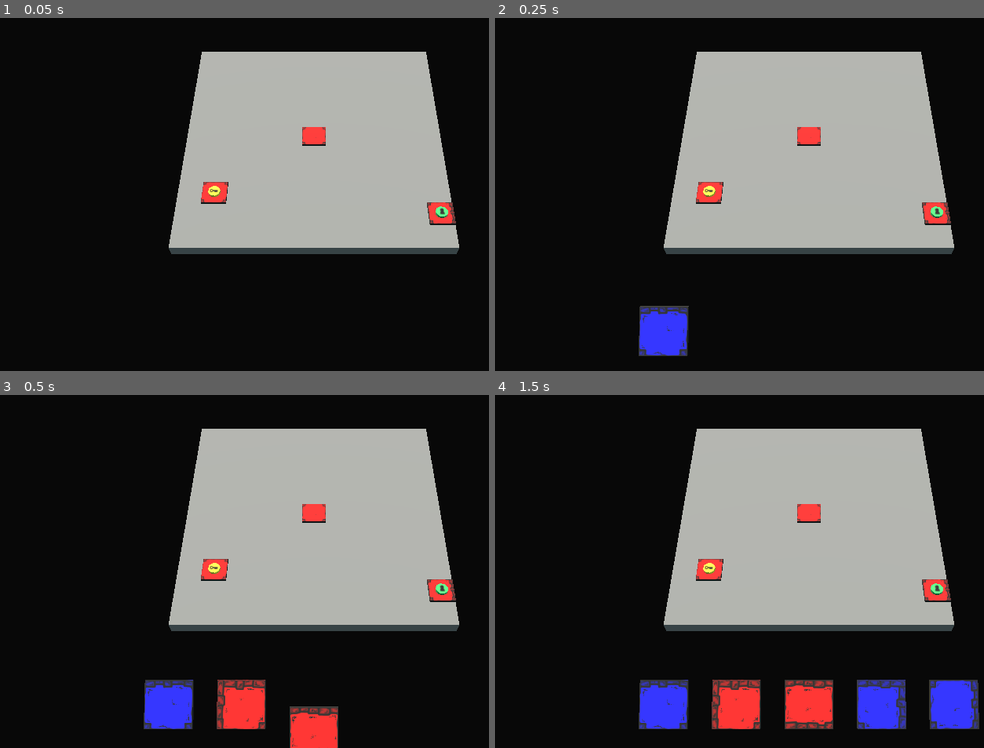
Above: before the commit, frames 1-4 (two rows, left to right).
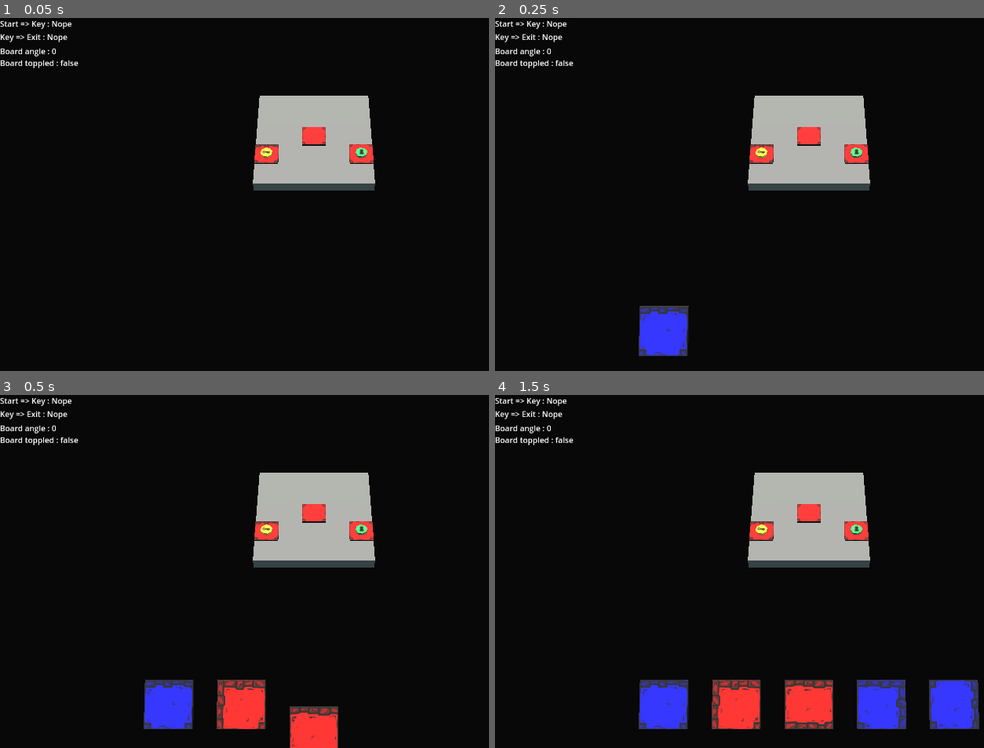
Above: after the commit, the same moments.

Repository: Cybierre-Koffee-Studio/GameOff2023
Game: Godot game, scene res://scenes/main.tscn
Two runs of this game, one before a commit and one after it. Both use one fixed random seed, a clock stepped at 60 frames per second and the inputs below.
Inputs (mouse positions are in pixels of both pictures, inside the frame that each line leads up to):
- Up to frame 1 (0.05 s): no input
- Up to frame 2 (0.25 s): no input
- Up to frame 3 (0.5 s): no input
- Up to frame 4 (1.5 s): tap Enter (ui_accept) at 0.5, 0.77, 1.25 s; move the mouse to (944, 553) at 0.52 s; hold D (AllerADroite) 0.53-1.28 s; tap S (Reculer) at 0.6 s; click (944, 553) at 0.67 s; move the mouse to (685, 589) at 1.27 s; hold Down (ui_down) from 1.28 s (still down); tap E (rotaCamDroite) at 1.35 s

The runs differ from the first frame. In frame 1, 25% of the frame differs, in the area x 0-94%, y 0-67%; in frame 2, 25%; in frame 3, 25%; in frame 4, 25%.

Commit message:
Refacto du pathfinding + Début Game Over si plateau tombé

Diff:
--- a/godot/scenes/board/board.gd
+++ b/godot/scenes/board/board.gd
@@ -1,20 +1,40 @@
 extends Node3D
+class_name Board
 
 signal tile_placed
-
-const GRID_SIZE = 11
-# taille de la zone périphérique où les tuiles clé et sortie pourront être placées
-const PERIPHERAL_ZONE_WIDTH = max(floor(GRID_SIZE / 4), 1)
+signal has_path_start_key
+signal has_path_key_exit
+signal board_full
+signal board_toppled
+signal board_tipped(new_angle)
 
 const tile_slot_scene = preload("res://scenes/board/tile_slot.tscn")
 const key_tokenScene = preload("res://scenes/tokens/key_token.tscn")
 const exit_tokenScene = preload("res://scenes/tokens/exit_token.tscn")
-
 const tile_scene = preload("res://scenes/tiles/tile.tscn")
-
 const possible_tiles : Array[Tile.TYPE] = [Tile.TYPE.CENTER, Tile.TYPE.CORNER, Tile.TYPE.CORRIDOR, Tile.TYPE.STRAIGHT]
-
 const rotations = [0, 90, 180, 270]
+
+@export var GRID_SIZE = 11
+@export var pathfinding_service: PathfindingService
+
+# taille de la zone périphérique où les tuiles clé et sortie pourront être placées
+@onready var PERIPHERAL_ZONE_WIDTH = max(floor(GRID_SIZE / 4), 1)
+
+# on détermine les limites des zones périphériques du plateau
+# pour chaque zone le tableau contient dans l'ordre :
+#   la limite en haut à gauche de la zone
+#   la limite en bas à droite de la zone
+@onready var zones = [
+        # 0 : zone du haut
+        [Vector2(0, 0), Vector2(GRID_SIZE-1, PERIPHERAL_ZONE_WIDTH-1)],
+        # 1 : à droite
+        [Vector2(GRID_SIZE-PERIPHERAL_ZONE_WIDTH, 0), Vector2(GRID_SIZE-1, GRID_SIZE-1)],
+        # 2 : en bas
+        [Vector2(0, GRID_SIZE-PERIPHERAL_ZONE_WIDTH), Vector2(GRID_SIZE-1, GRID_SIZE-1)],
+        # 4 : à gauche
+        [Vector2(0, 0), Vector2(PERIPHERAL_ZONE_WIDTH-1, GRID_SIZE-1)]
+    ]
 
 # dans GRID_MAP on range des infos sur les emplacements du plateau utiles pour calculer les contraintes de placement
 # le premier point d'entrée est la colonne où est positionné l'emplacement (position en x dans la grille)
@@ -30,18 +50,24 @@
     # ]
 ]
 
-var astar_grid : AStarGrid2D
-
 var start_coordinates : Vector2i
 var key_coordinates : Vector2i
 var exit_coordinates : Vector2i
+var selected_tile_copy : Tile
+var current_inclination
 
 func _ready():
+
     $Mesh.scale = Vector3(GRID_SIZE, 0.5, GRID_SIZE)
     GRID_MAP.resize(GRID_SIZE)
-    init_astar_grid()
+
+    # Init du pathfinding
+    pathfinding_service.size = GRID_SIZE*3
+    pathfinding_service.init_astar_grid()
+
     for i in GRID_SIZE*GRID_SIZE:
         var tile_slot: Node3D = tile_slot_scene.instantiate()
+        tile_slot.board = self
         var x = i/GRID_SIZE
         var y = i%GRID_SIZE
         tile_slot.position.x = x - GRID_SIZE/2
@@ -61,28 +87,6 @@
             # aucun mur voisin
             0b0000
         ]
-    # Les emplacements vides sont des solides, le path finding
-    # ne trouve pas de chemin
-    for i in range(0, GRID_SIZE*3):
-        for j in range(0, GRID_SIZE*3):
-            astar_grid.set_point_solid(Vector2i(j, i), true)
-
-    place_starting_tile()
-
-    # on détermine les limites des zones périphériques du plateau
-    # pour chaque zone le tableau contient dans l'ordre :
-    #   la limite en haut à gauche de la zone
-    #   la limite en bas à droite de la zone
-    const zones = [
-        # 0 : zone du haut
-        [Vector2(0, 0), Vector2(GRID_SIZE-1, PERIPHERAL_ZONE_WIDTH-1)],
-        # 1 : à droite
-        [Vector2(GRID_SIZE-PERIPHERAL_ZONE_WIDTH, 0), Vector2(GRID_SIZE-1, GRID_SIZE-1)],
-        # 2 : en bas
-        [Vector2(0, GRID_SIZE-PERIPHERAL_ZONE_WIDTH), Vector2(GRID_SIZE-1, GRID_SIZE-1)],
-        # 4 : à gauche
-        [Vector2(0, 0), Vector2(PERIPHERAL_ZONE_WIDTH-1, GRID_SIZE-1)]
-    ]
 
     # on positionne les tuiles clé et sortie :
     #   si random_position=0 : clé en haut, sortie en bas
@@ -92,16 +96,9 @@
     var random_position = randi_range(0, 3)
     var key_tile_zone = random_position
     var exit_tile_zone = (random_position + 2) % 4
-    place_key_tile(zones, key_tile_zone)
-    place_exit_tile(zones, exit_tile_zone)
-
-func init_astar_grid():
-    astar_grid = AStarGrid2D.new()
-    astar_grid.default_compute_heuristic = AStarGrid2D.HEURISTIC_MANHATTAN
-    astar_grid.default_estimate_heuristic = AStarGrid2D.HEURISTIC_MANHATTAN
-    astar_grid.diagonal_mode = AStarGrid2D.DIAGONAL_MODE_NEVER
-    astar_grid.region = Rect2i(0, 0, GRID_SIZE*3, GRID_SIZE*3)
-    astar_grid.update()
+    place_starting_tile()
+    place_key_tile(key_tile_zone)
+    place_exit_tile(exit_tile_zone)
 
 func place_starting_tile():
     # placement de la tuile de départ
@@ -112,7 +109,7 @@
     map_tile(GRID_SIZE/2, GRID_SIZE/2, [0b1111,0b0000])
     add_child(start_tile)
 
-func place_key_tile(zones, key_tile_zone):
+func place_key_tile(key_tile_zone):
     # placement de la tuile clé
     var key_tile = tile_scene.instantiate()
     var key_tile_x = randi_range(zones[key_tile_zone][0].x, zones[key_tile_zone][1].x)
@@ -133,7 +130,7 @@
     key_token.position = Vector3(key_tile.position.x, key_tile.position.y + 0.1, key_tile.position.z)
     add_child(key_token)
 
-func place_exit_tile(zones, exit_tile_zone):
+func place_exit_tile(exit_tile_zone):
     # placement de la tuile sortie
     var exit_tile = tile_scene.instantiate()
     var exit_tile_x = randi_range(zones[exit_tile_zone][0].x , zones[exit_tile_zone][1].x)
@@ -190,24 +187,7 @@
 
     # Modification de l'astar_grid pour le pathfinding
     # en indiquant les murs et les ouvertures de la tuile placée
-    # haut
-    astar_grid.set_point_solid(Vector2i(x*3+1, y*3), ((tile_data[1] & 0b1000) == 0b1000))
-    # droite
-    astar_grid.set_point_solid(Vector2i(x*3+2, y*3+1), ((tile_data[1] & 0b0100) == 0b0100))
-    # bas
-    astar_grid.set_point_solid(Vector2i(x*3+1, y*3+2), ((tile_data[1] & 0b0010) == 0b0010))
-    # gauche
-    astar_grid.set_point_solid(Vector2i(x*3, y*3+1), ((tile_data[1] & 0b0001) == 0b0001))
-    # centre
-    astar_grid.set_point_solid(Vector2i(x*3+1, y*3+1), false)
-
-    var path_from_start_to_key =  astar_grid.get_point_path(start_coordinates, key_coordinates)
-    var path_from_key_to_exit =  astar_grid.get_point_path(key_coordinates, exit_coordinates)
-    print("====================")
-    print_path()
-    print("====================")
-    print("Path from start to key exists :" + str(!path_from_start_to_key.is_empty()))
-    print("Path from key to exit exists :" + str(!path_from_key_to_exit.is_empty()))
+    pathfinding_service.set_astargrid_solidity(x, y, tile_data[1])
 
 # permet de vérifier si une tuile (tile) peut être placée à un emplacement (x, y)
 # en fonction de ce qu'il y a autour dudit emplacement
@@ -232,9 +212,9 @@
             var slot = GRID_MAP[x][y][0]
             if slot != null:
                 slot.set_unavailable()
-    var tile = GlobalVars.selected_tile_copy
-    remove_child(GlobalVars.selected_tile_copy)
-    GlobalVars.selected_tile_copy = null
+    var tile = selected_tile_copy
+    remove_child(selected_tile_copy)
+    selected_tile_copy = null
     emit_signal("tile_placed", tile)
     tile.position = src.position
     tile.position.y = 50
@@ -244,47 +224,53 @@
     var tween = create_tween()
     tween.tween_property(tile, "position:y", 0.5, 0.8).set_trans(Tween.TRANS_QUINT).set_ease(Tween.EASE_OUT)
     tip(tile.position.x*0.8)
+    check_paths()
+
+func check_paths():
+    if is_path_start_key():
+        emit_signal("has_path_start_key")
+    if is_path_key_exit():
+        emit_signal("has_path_key_exit")
 
 func tip(angle):
     var tween = create_tween()
-    tween.tween_property(self, "rotation_degrees:z", rotation_degrees.z - angle, 0.6).set_trans(Tween.TRANS_BACK).set_ease(Tween.EASE_OUT).set_delay(0.6)
+    var new_angle = snapped(rotation_degrees.z - angle,0.01)
+    tween.tween_property(self, "rotation_degrees:z", new_angle, 0.6).set_trans(Tween.TRANS_BACK).set_ease(Tween.EASE_OUT).set_delay(0.6)
+    emit_signal("board_tipped", new_angle)
+    if abs(new_angle) > GRID_SIZE/2 + 1 :
+        emit_signal("board_toppled")
 
 func on_tile_selected(tile):
     GlobalVars.selected_tile_rotation = tile.rotation.y
-    if GlobalVars.selected_tile_copy != null:
-        remove_child(GlobalVars.selected_tile_copy)
-    GlobalVars.selected_tile_copy = tile.duplicate()
-    GlobalVars.selected_tile_copy.instance_type = tile.instance_type
-    GlobalVars.selected_tile_copy.rotation = GlobalVars.selected_tile.rotation
-    GlobalVars.selected_tile_copy.scale = Vector3(1,1,1)
-    GlobalVars.selected_tile_copy.visible = false
-    add_child(GlobalVars.selected_tile_copy)
+    if selected_tile_copy != null:
+        remove_child(selected_tile_copy)
+    selected_tile_copy = tile.duplicate()
+    selected_tile_copy.instance_type = tile.instance_type
+    selected_tile_copy.rotation = GlobalVars.selected_tile.rotation
+    selected_tile_copy.scale = Vector3(1,1,1)
+    selected_tile_copy.visible = false
+    add_child(selected_tile_copy)
     for x in GRID_SIZE:
         for y in GRID_SIZE:
             var slot = GRID_MAP[x][y][0]
             if slot != null:
                 slot.set_unavailable()
-                if slot_compatible(x, y, GlobalVars.selected_tile_copy):
+                if slot_compatible(x, y, selected_tile_copy):
                     slot.set_available()
 
 func rotate_tile():
-    GlobalVars.selected_tile_copy.can_rotate = false
+    selected_tile_copy.can_rotate = false
     GlobalVars.selected_tile.can_rotate = false
     GlobalVars.selected_tile_rotation += deg_to_rad(90.0)
     var tween_selected_tile = create_tween()
     tween_selected_tile.tween_property(GlobalVars.selected_tile, "rotation:y", GlobalVars.selected_tile_rotation, 0.3).set_trans(Tween.TRANS_BACK).set_ease(Tween.EASE_IN_OUT)
     var tween_selected_tile_copy = create_tween()
-    tween_selected_tile_copy.tween_property(GlobalVars.selected_tile_copy, "rotation:y", GlobalVars.selected_tile_rotation, 0.3).set_trans(Tween.TRANS_BACK).set_ease(Tween.EASE_IN_OUT)
-    GlobalVars.selected_tile_copy.can_rotate = true
+    tween_selected_tile_copy.tween_property(selected_tile_copy, "rotation:y", GlobalVars.selected_tile_rotation, 0.3).set_trans(Tween.TRANS_BACK).set_ease(Tween.EASE_IN_OUT)
+    selected_tile_copy.can_rotate = true
     GlobalVars.selected_tile.can_rotate = true
 
-func print_path():
-    var line : String = ""
-    for j in range(0, GRID_SIZE*3):
-        for i in range(0, GRID_SIZE*3):
-            if astar_grid.is_point_solid(Vector2i(i,j)):
-                line = line + "X"
-            else:
-                line = line + "O"
-        print(line)
-        line = ""
+func is_path_start_key() -> bool :
+    return pathfinding_service.is_path_a_to_b(start_coordinates, key_coordinates)
+
+func is_path_key_exit() -> bool :
+    return pathfinding_service.is_path_a_to_b(key_coordinates, exit_coordinates)
--- a/godot/scenes/board/board.tscn
+++ b/godot/scenes/board/board.tscn
@@ -1,14 +1,16 @@
-[gd_scene load_steps=4 format=3 uid="uid://dcwawxg5537wa"]
+[gd_scene load_steps=5 format=3 uid="uid://dcwawxg5537wa"]
 
 [ext_resource type="Script" path="res://scenes/board/board.gd" id="1_066hh"]
+[ext_resource type="Script" path="res://scenes/board/pathfinding_service.gd" id="2_8ldfh"]
 
 [sub_resource type="BoxMesh" id="BoxMesh_i4pbh"]
 
 [sub_resource type="StandardMaterial3D" id="StandardMaterial3D_atdo0"]
 albedo_color = Color(0.352941, 0.352941, 0.352941, 1)
 
-[node name="Plateau" type="Node3D"]
+[node name="Plateau" type="Node3D" node_paths=PackedStringArray("pathfinding_service")]
 script = ExtResource("1_066hh")
+pathfinding_service = NodePath("PathfindingService")
 
 [node name="Mesh" type="MeshInstance3D" parent="."]
 transform = Transform3D(12, 0, 0, 0, 0.5, 0, 0, 0, 12, 0, 0.25, 0)
@@ -21,3 +23,6 @@
 visible = false
 mesh = SubResource("BoxMesh_i4pbh")
 skeleton = NodePath("../..")
+
+[node name="PathfindingService" type="Node" parent="."]
+script = ExtResource("2_8ldfh")
--- /dev/null
+++ b/godot/scenes/board/pathfinding_service.gd
@@ -0,0 +1,46 @@
+extends Node
+class_name PathfindingService
+
+var astar_grid : AStarGrid2D
+var size
+
+func init_astar_grid():
+    astar_grid = AStarGrid2D.new()
+    astar_grid.default_compute_heuristic = AStarGrid2D.HEURISTIC_MANHATTAN
+    astar_grid.default_estimate_heuristic = AStarGrid2D.HEURISTIC_MANHATTAN
+    astar_grid.diagonal_mode = AStarGrid2D.DIAGONAL_MODE_NEVER
+    astar_grid.region = Rect2i(0, 0, size, size)
+    astar_grid.update()
+
+    # Les emplacements vides sont des solides, le path finding
+    # ne trouve pas de chemin
+    for i in range(0, size):
+        for j in range(0, size):
+            astar_grid.set_point_solid(Vector2i(j, i), true)
+
+func set_astargrid_solidity(x,y,tile_wall_data):
+    # haut
+    astar_grid.set_point_solid(Vector2i(x*3+1, y*3), ((tile_wall_data & 0b1000) == 0b1000))
+    # droite
+    astar_grid.set_point_solid(Vector2i(x*3+2, y*3+1), ((tile_wall_data & 0b0100) == 0b0100))
+    # bas
+    astar_grid.set_point_solid(Vector2i(x*3+1, y*3+2), ((tile_wall_data & 0b0010) == 0b0010))
+    # gauche
+    astar_grid.set_point_solid(Vector2i(x*3, y*3+1), ((tile_wall_data & 0b0001) == 0b0001))
+    # centre
+    astar_grid.set_point_solid(Vector2i(x*3+1, y*3+1), false)
+
+func is_path_a_to_b(a_coordinates: Vector2i, b_coordinates: Vector2i) -> bool :
+    var path_from_a_to_b =  astar_grid.get_point_path(a_coordinates, b_coordinates)
+    return !path_from_a_to_b.is_empty()
+
+func print_astar_grid():
+    var line : String = ""
+    for j in range(0, size):
+        for i in range(0, size):
+            if astar_grid.is_point_solid(Vector2i(i,j)):
+                line = line + "X"
+            else:
+                line = line + "O"
+        print(line)
+        line = ""
--- a/godot/scenes/board/tile_slot.gd
+++ b/godot/scenes/board/tile_slot.gd
@@ -8,6 +8,7 @@
 var COLOR_FOCUS = Color(COLOR_BASE, 0.3)
 
 var available = false
+var board : Board
 
 # Called when the node enters the scene tree for the first time.
 func _ready():
@@ -29,10 +30,10 @@
     pass
 
 func _on_area_3d_mouse_entered():
-    if GlobalVars.selected_tile_copy != null && available:
+    if board != null && board.selected_tile_copy != null && available:
         material.albedo_color = COLOR_BLUR
-        GlobalVars.selected_tile_copy.visible = true
-        GlobalVars.selected_tile_copy.position = self.position
+        board.selected_tile_copy.visible = true
+        board.selected_tile_copy.position = self.position
 
 func _on_area_3d_input_event(_camera, event, _position, _normal, _shape_idx):
     if event is InputEventMouseButton:
@@ -41,7 +42,7 @@
                 add_tile.emit(self)
 
 func _on_area_3d_mouse_exited():
-    if GlobalVars.selected_tile_copy != null:
-        GlobalVars.selected_tile_copy.visible = false
+    if board != null && board.selected_tile_copy != null:
+        board.selected_tile_copy.visible = false
         if available:
             material.albedo_color = COLOR_FOCUS
--- a/godot/scenes/global/global_vars.gd
+++ b/godot/scenes/global/global_vars.gd
@@ -1,6 +1,5 @@
 extends Node
 
 var selected_tile : Tile = null
-var selected_tile_copy : Tile = null
 var selected_tile_rotation = 0
 var hand_size = 5
--- a/godot/scenes/main.gd
+++ b/godot/scenes/main.gd
@@ -3,6 +3,10 @@
 
 # Called when the node enters the scene tree for the first time.
 func _ready():
+    $Plateau.connect("has_path_start_key", $GameHUD.on_has_start_key_path)
+    $Plateau.connect("has_path_key_exit", $GameHUD.on_has_key_exit_path)
+    $Plateau.connect("board_tipped", $GameHUD.on_board_tipped)
+    $Plateau.connect("board_toppled", $GameHUD.on_board_toppled)
     $Plateau.connect("tile_placed", $Hand.on_tile_placed)
     $Hand.connect("tile_selected", $Plateau.on_tile_selected)
     pass # Replace with function body.
--- a/godot/scenes/main.tscn
+++ b/godot/scenes/main.tscn
@@ -1,8 +1,9 @@
-[gd_scene load_steps=5 format=3 uid="uid://4tdtu246g70a"]
+[gd_scene load_steps=6 format=3 uid="uid://4tdtu246g70a"]
 
 [ext_resource type="Script" path="res://scenes/main.gd" id="1_mync3"]
 [ext_resource type="PackedScene" uid="uid://dcwawxg5537wa" path="res://scenes/board/board.tscn" id="2_8jvwn"]
 [ext_resource type="PackedScene" uid="uid://0737woac8q3q" path="res://scenes/hand/hand.tscn" id="2_cdqrf"]
+[ext_resource type="PackedScene" uid="uid://b747blytdeucf" path="res://HUD/GameHUD/game_hud.tscn" id="4_muk8p"]
 
 [sub_resource type="Environment" id="Environment_vyuhg"]
 background_mode = 1
@@ -26,6 +27,9 @@
 light_color = Color(0.72549, 0.858824, 0.886275, 1)
 
 [node name="Plateau" parent="." instance=ExtResource("2_8jvwn")]
+GRID_SIZE = 5
 
 [node name="Hand" parent="." instance=ExtResource("2_cdqrf")]
 transform = Transform3D(0.8, 0, 0, 0, 0.69282, -0.4, 0, 0.4, 0.69282, 0, 0, 11)
+
+[node name="GameHUD" parent="." instance=ExtResource("4_muk8p")]
